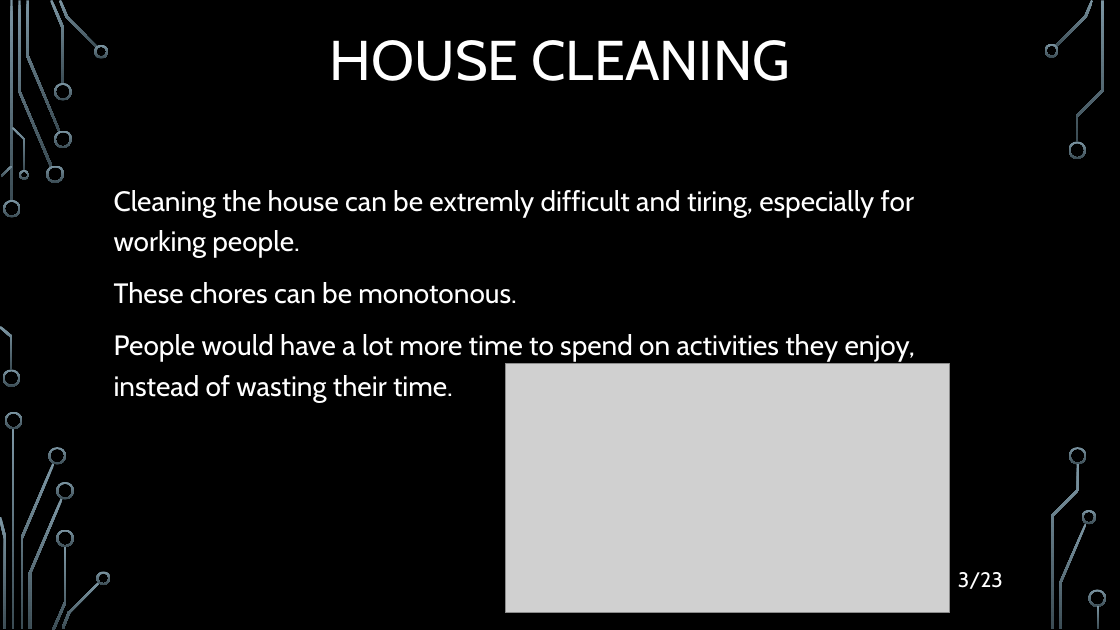
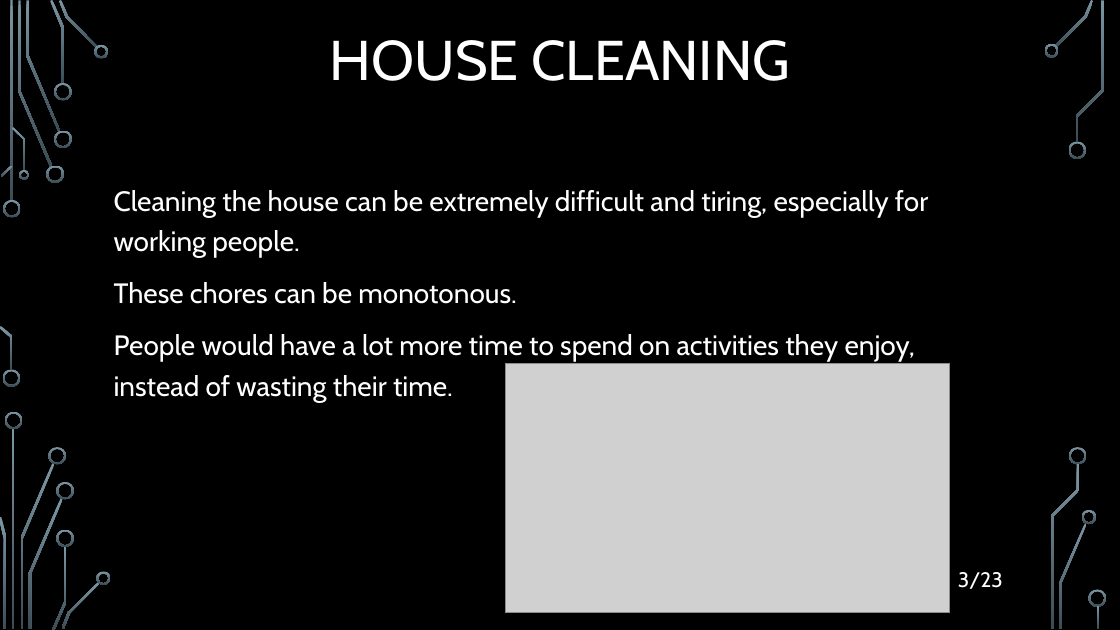
Before and after one commit to filozof50/UP, a slide deck: slide 3 of hw2/H2020.pptx. Drawn at 1120x630 pixels with LibreOffice and Linux fonts; fonts in the diff are those of the drawing; grey boxes stand for pictures; background and template pictures are left out. Boxes give left, top, right and bottom in pixels: in the first picture for what was removed or moved away, otherwise in the second. Text is boxed around its words. In the diff, an @@ line names an element or a change of style, - is before the commit and + after.

```diff
--- a/hw2/H2020.pptx
+++ b/hw2/H2020.pptx
@@ text at box(114, 190, 928, 258): text changed @@
-Cleaning the house can be extremly difficult and tiring, especially for working people.
+Cleaning the house can be extremely difficult and tiring, especially for working people.
```
Also in this commit, not shown: 4 other slides changed.
